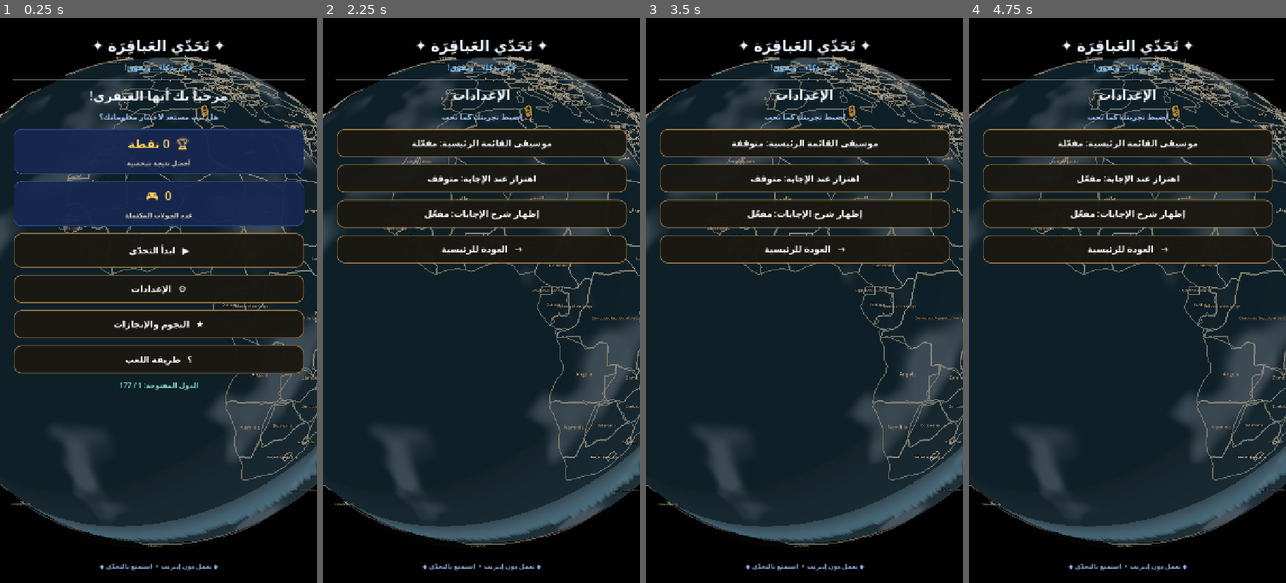
Above: before the commit, frames 1-4 (left to right).
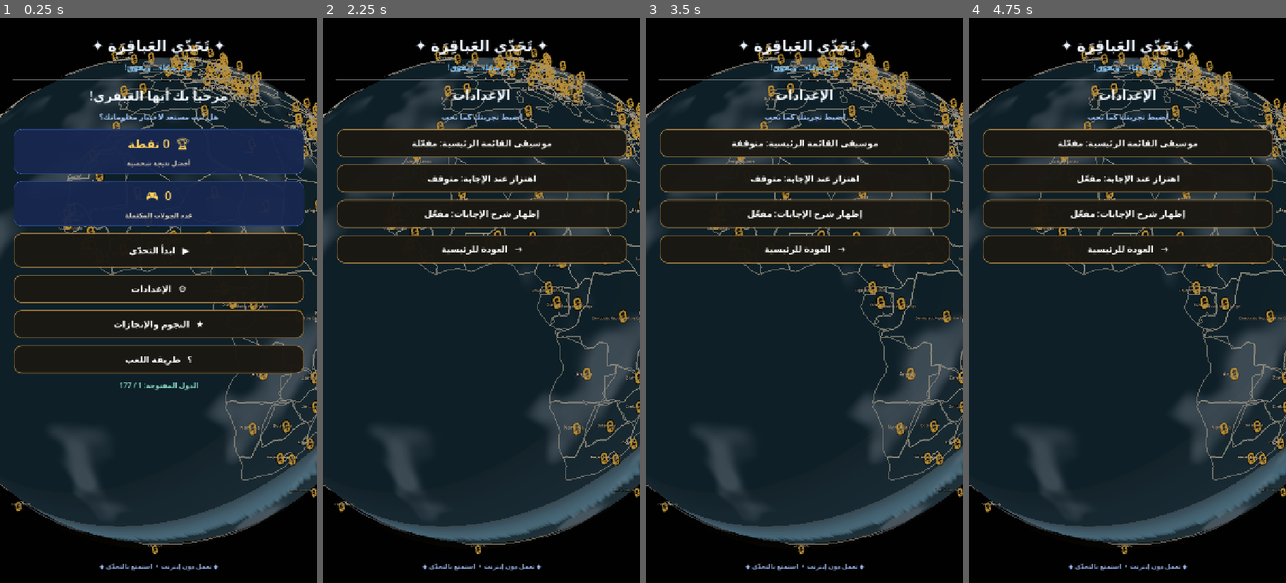
Above: after the commit, the same moments.

Repository: mahdialloui01-art/challenge-
Game: Godot game, scene res://scenes/main.tscn
Two runs of this game, one before a commit and one after it. Both use one fixed random seed, a clock stepped at 60 frames per second and the inputs below.
Inputs:
- Up to frame 1 (0.25 s): no input
- Up to frame 2 (2.25 s): click "▶ ابدأ التحدّي" at 0.5 s; click "⌂ الرئيسية" at 1.25 s; click "⚙ الإعدادات" at 2 s
- Up to frame 3 (3.5 s): click "موسيقى القائمة الرئيسية: مفعّ…" at 2.75 s
- Up to frame 4 (4.75 s): click "موسيقى القائمة الرئيسية: متوق…" at 3.5 s; click "اهتزاز عند الإجابة: متوقف" at 4.25 s

The runs differ from the first frame. In frame 1, 1.9% of the frame differs, in the area x 4-100%, y 4-95%; in frame 2, 2.1%; in frame 3, 2.1%; in frame 4, 2.1%.

Commit message:
Show lock markers on every locked country

Diff:
--- a/scripts/world_globe.gd
+++ b/scripts/world_globe.gd
@@ -353,9 +353,8 @@
     return best_anchor
 
 func _create_country_lock_labels() -> void:
-    # A prominent lock is anchored to the next locked destination on the globe.
-    # Labels for every route country are prepared once; only the next locked one
-    # is shown at a time to avoid cluttering the planet.
+    # Every locked destination gets its own visible lock marker.
+    # Markers are hidden only when they are on the far side of the globe.
     for code in country_route:
         if not features_by_code.has(code):
             continue
@@ -462,7 +461,7 @@
             continue
         var route_index := int(lock_label.get_meta("route_index", -1))
         var normal := lock_label.position.normalized()
-        lock_label.visible = route_index == unlocked_index + 1 and normal.dot(camera_local.normalized()) > 0.12
+        lock_label.visible = route_index > unlocked_index and normal.dot(camera_local.normalized()) > 0.12
 
 func _create_earth_mesh(longitude_segments: int, latitude_segments: int, radius: float = GLOBE_RADIUS) -> ArrayMesh:
     var vertices := PackedVector3Array()
